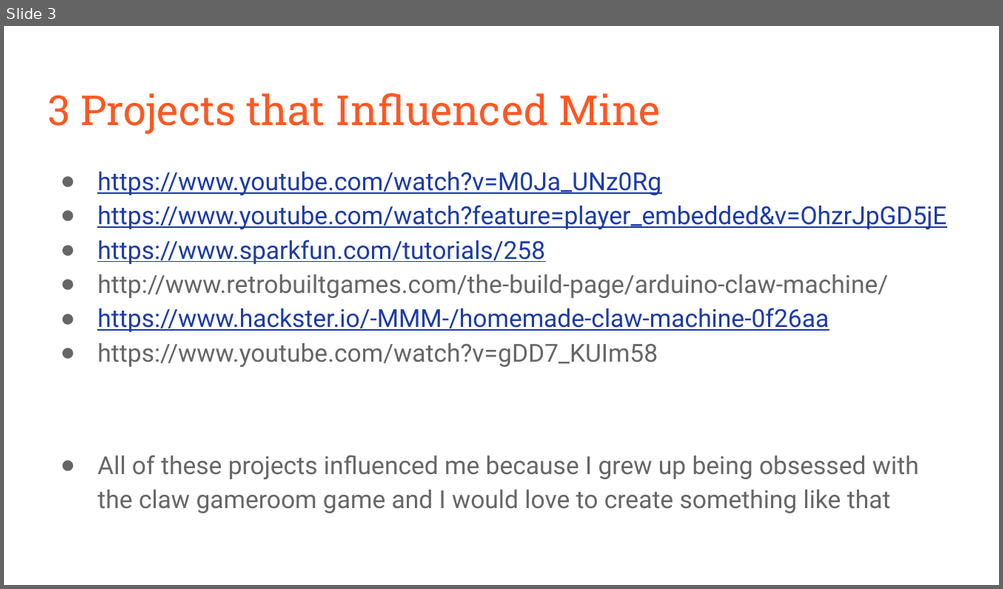
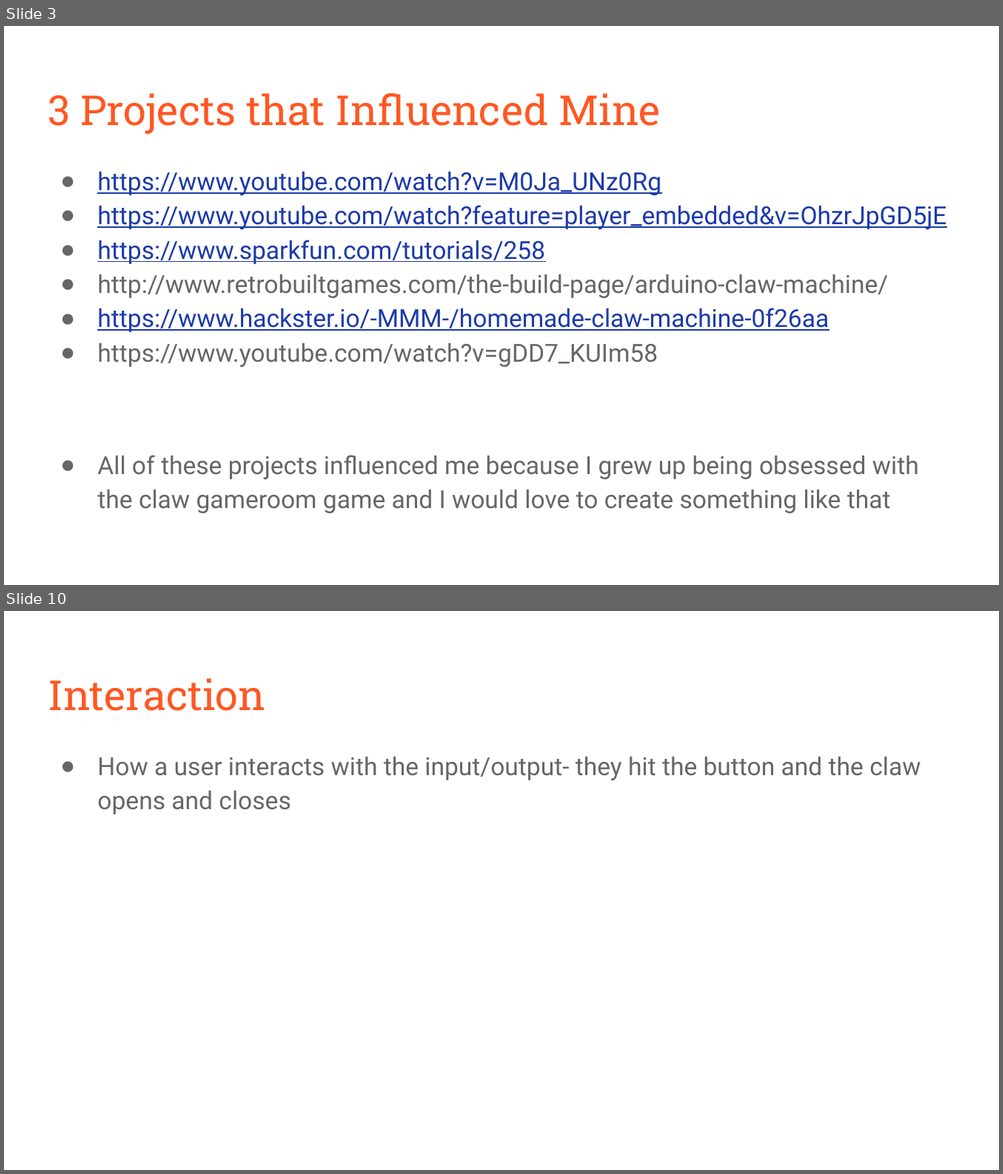
Before and after one commit to ashleycosette/CIM-542--Physical-Computing, a slide deck: Midterm/Midterm Physical Computing.pptx. Shown one above the other, each under a label of ours: slide 3 before the commit, slides 3 and 10 after it; the slides between them are not shown. The pictures are 1003x589 and 1003x1174 pixels, drawn with LibreOffice and Linux fonts; fonts in the diff are those of the drawing. Boxes give left, top, right and bottom in pixels: in the first picture for what was removed or moved away, otherwise in the second. Text is boxed around its words. In the diff, an @@ line names an element or a change of style, - is before the commit and + after.

```diff
--- a/Midterm/Midterm Physical Computing.pptx
+++ b/Midterm/Midterm Physical Computing.pptx
@@ slide 10 added at bbox=[4, 611, 999, 1170], background #FFFFFF @@
@@ title added at bbox=[48, 678, 265, 711], 30 pt, text #FF5722 @@
+Interaction
@@ text added at bbox=[97, 757, 920, 815], 18 pt, text #666666 @@
+● How a user interacts with the input/output- they hit the button and the claw opens and closes
```
Also in this commit, not shown: 2 slides changed, 6 other slides added, 19 other files.
